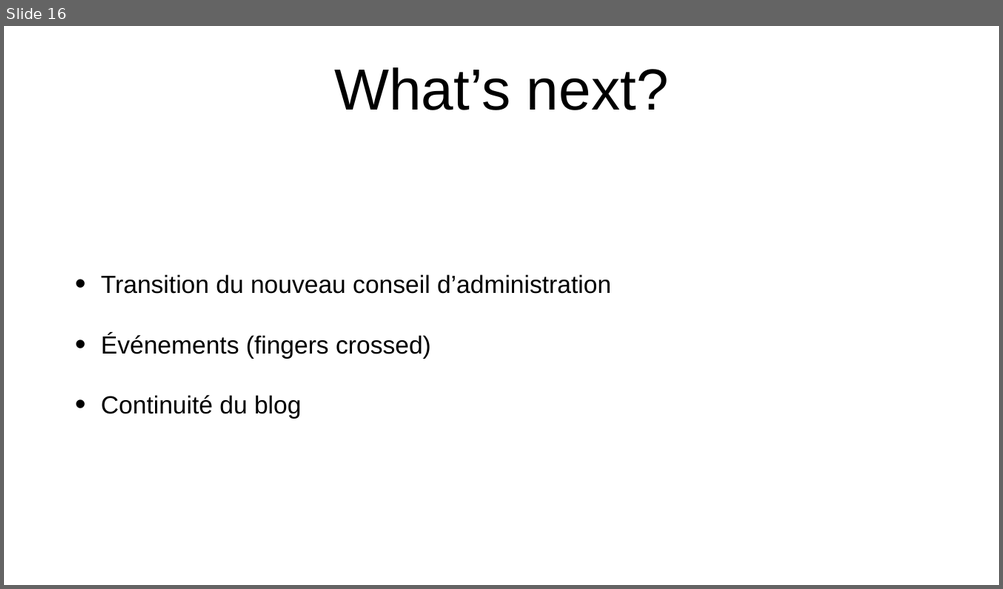
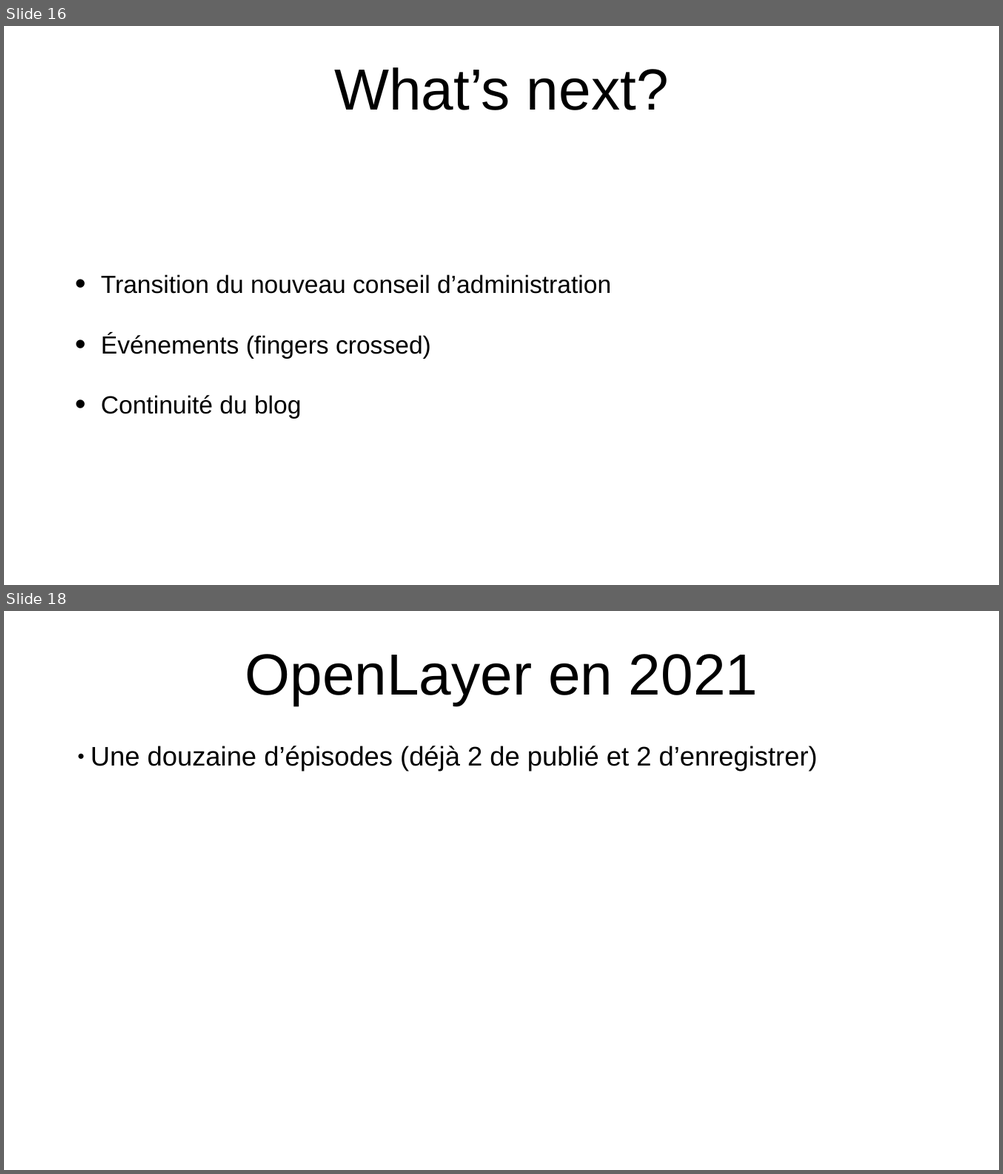
Before and after one commit to dot-layer/community-events, a slide deck: presentations/2021/assemblee-generale/ag-2021-04-13.pptx. Shown one above the other, each under a label of ours: slide 16 before the commit, slides 16 and 18 after it; the slides between them are not shown. The pictures are 1003x589 and 1003x1174 pixels, drawn with LibreOffice and Linux fonts; fonts in the diff are those of the drawing. Boxes give left, top, right and bottom in pixels: in the first picture for what was removed or moved away, otherwise in the second. Text is boxed around its words. In the diff, an @@ line names an element or a change of style, - is before the commit and + after.

```diff
--- a/presentations/2021/assemblee-generale/ag-2021-04-13.pptx
+++ b/presentations/2021/assemblee-generale/ag-2021-04-13.pptx
@@ slide 18 added at (x1=4, y1=611, x2=999, y2=1170), background #FFFFFF @@
@@ text added at (x1=245, y1=654, x2=757, y2=706), 112 pt, text #000000 @@
+OpenLayer en 2021
@@ text added at (x1=91, y1=746, x2=817, y2=772), 52 pt, text #000000 @@
+● Une douzaine d’épisodes (déjà 2 de publié et 2 d’enregistrer)
```
Also in this commit, not shown: 4 slides changed, 3 other slides added.
